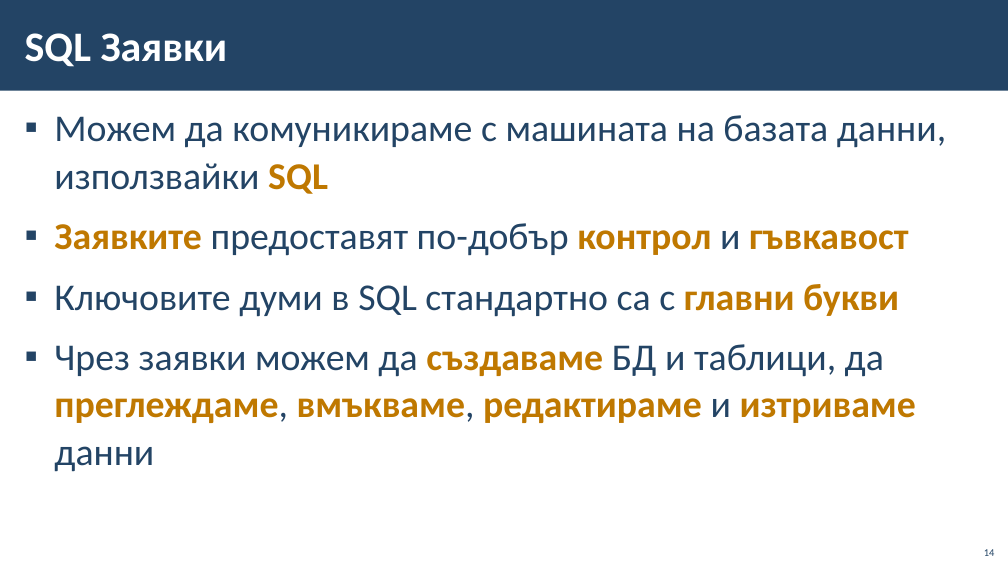
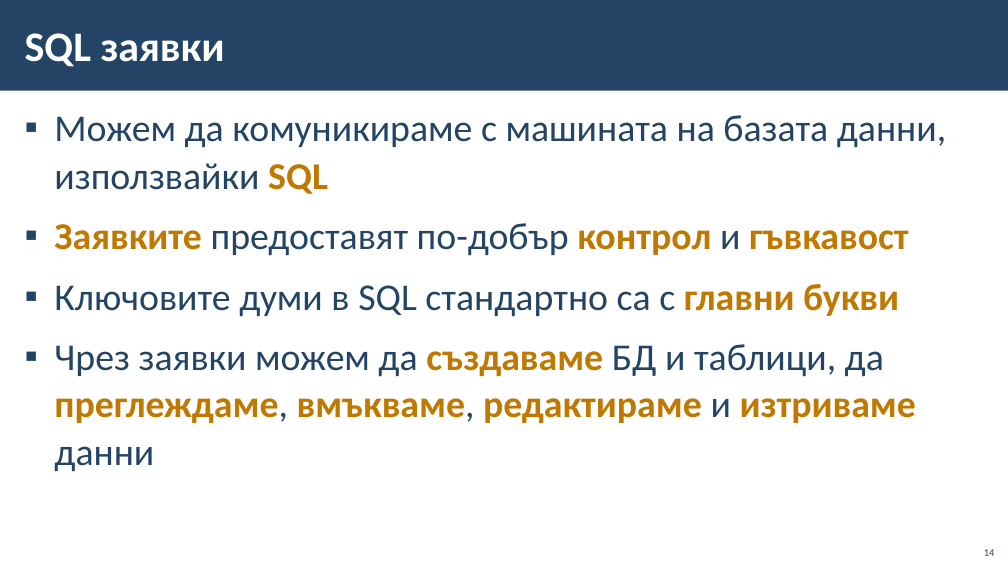
Before and after one commit to BG-IT-Edu/School-Programming, a slide deck: slide 14 of Courses/Software-Sciences/Module-3-Databases-New/03-Intro-to-MS-SQL-Server/03-Intro-to-MS-SQL-Server.pptx. Drawn at 1008x567 pixels with LibreOffice and Linux fonts; fonts in the diff are those of the drawing; background and template pictures are left out. Boxes give left, top, right and bottom in pixels: in the first picture for what was removed or moved away, otherwise in the second. Text is boxed around its words. In the diff, an @@ line names an element or a change of style, - is before the commit and + after.

```diff
--- a/Courses/Software-Sciences/Module-3-Databases-New/03-Intro-to-MS-SQL-Server/03-Intro-to-MS-SQL-Server.pptx
+++ b/Courses/Software-Sciences/Module-3-Databases-New/03-Intro-to-MS-SQL-Server/03-Intro-to-MS-SQL-Server.pptx
@@ title at bbox=[25, 33, 225, 67]: text changed @@
-SQL Заявки
+SQL заявки
```
Also in this commit, not shown: 3 other slides changed, 10 other files.
